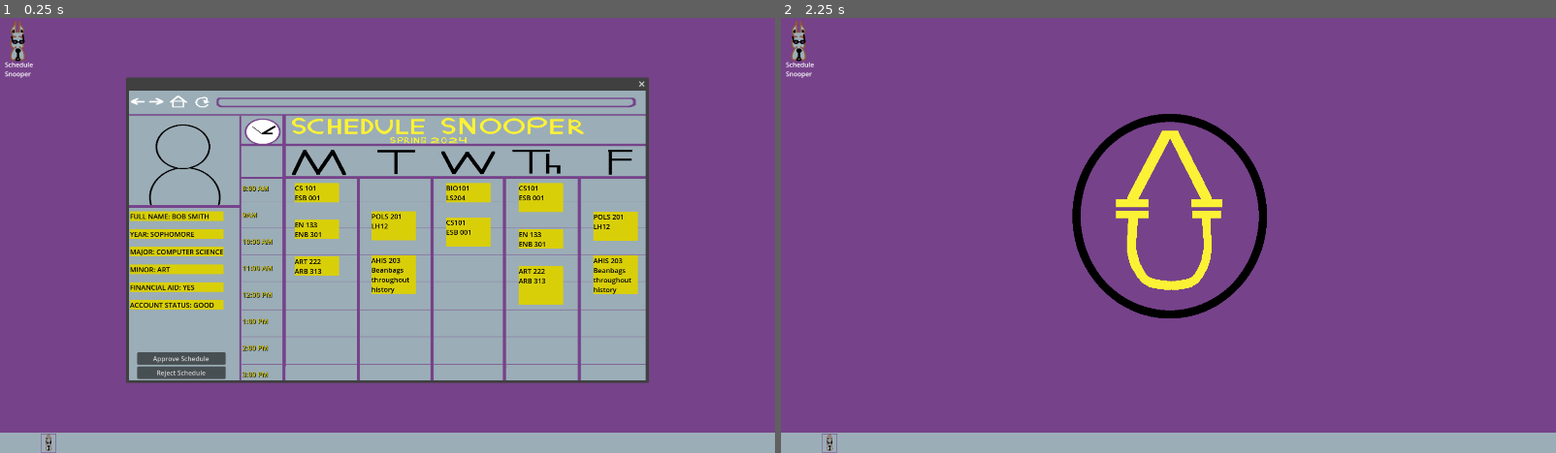
Above: before the commit, frames 1-2 (left to right).
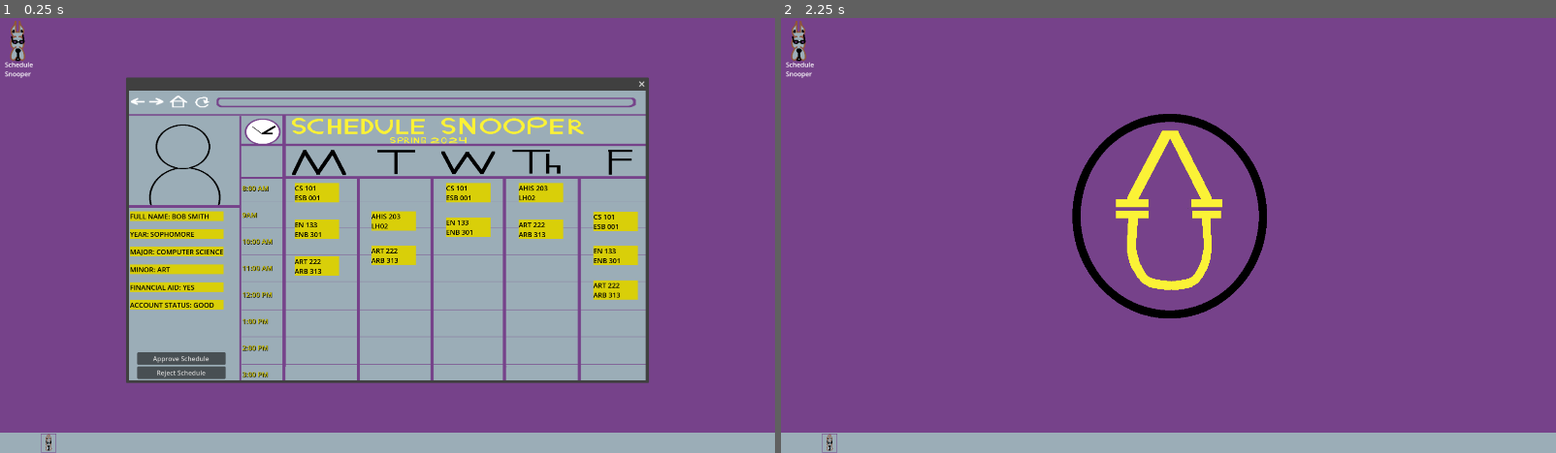
Above: after the commit, the same moments.

Repository: C3PJOE/Registrarent
Game: Godot game, scene res://Scenes/Main.tscn
Same seed, same stepped clock (60 frames per second), same inputs: the game is played once before the commit and once after it.
Inputs (mouse positions are in pixels of both pictures, inside the frame that each line leads up to):
- Up to frame 1 (0.25 s): no input
- Up to frame 2 (2.25 s): click (827, 444) at 0.5 s; click "Schedule Snooper" at 1.25 s; click (827, 444) at 2 s

The runs differ from the first frame. In frame 1, 2.7% of the frame differs, in the area x 47-83%, y 38-66%; in frame 2, nothing differs.

Commit message:
schedules fill data automatically and approve/reject buttons work

Diff:
--- a/Scenes/Main.tscn
+++ b/Scenes/Main.tscn
@@ -684,6 +684,7 @@
 fit_content = true
 
 [node name="ThLabel3" type="RichTextLabel" parent="MainContainer/ScheduleBrowserParentWindow/ScheduleBrowserWindow/ThursdayContainer"]
+visible = false
 layout_mode = 2
 theme_override_colors/default_color = Color(0, 0, 0, 1)
 theme_override_font_sizes/normal_font_size = 17
@@ -759,7 +760,6 @@
 fit_content = true
 
 [node name="FLabel3" type="RichTextLabel" parent="MainContainer/ScheduleBrowserParentWindow/ScheduleBrowserWindow/FridayContainer"]
-visible = false
 layout_mode = 2
 theme_override_colors/default_color = Color(0, 0, 0, 1)
 theme_override_font_sizes/normal_font_size = 17
@@ -819,3 +819,5 @@
 [connection signal="pressed" from="MainContainer/Desktop/BrowserDesktopShortcut" to="MainContainer" method="_on_browser_desktop_shortcut_pressed"]
 [connection signal="close_requested" from="MainContainer/ScheduleBrowserParentWindow" to="MainContainer/ScheduleBrowserParentWindow" method="_on_close_requested"]
 [connection signal="esc_pressed" from="MainContainer/ScheduleBrowserParentWindow/ScheduleBrowserWindow" to="MainContainer/ScheduleBrowserParentWindow/ScheduleBrowserWindow" method="_on_esc_pressed"]
+[connection signal="pressed" from="MainContainer/ScheduleBrowserParentWindow/ScheduleBrowserWindow/YesButton" to="MainContainer/ScheduleBrowserParentWindow/ScheduleBrowserWindow" method="_on_yes_button_pressed"]
+[connection signal="pressed" from="MainContainer/ScheduleBrowserParentWindow/ScheduleBrowserWindow/NoButton" to="MainContainer/ScheduleBrowserParentWindow/ScheduleBrowserWindow" method="_on_no_button_pressed"]
--- a/Scenes/ScheduleBrowserWindow.gd
+++ b/Scenes/ScheduleBrowserWindow.gd
@@ -53,24 +53,24 @@
 
 var file1 ="res://UniData/StudentData.json"
 var file2 = "res://UniData/ClassData.json"
-
-var studentData= read_json_file(file1)
-var classData = read_json_file(file2)
+#vars to hold the data from the class and student json files
+var studentData#= read_json_file(file1)
+var classData #= read_json_file(file2)
+var studentIndex
 
 func _ready():
 	#index variable we will pass to set current schedule to tell it which
 	#student needs to have their schedule set
-	var studentIndex = 0
+	studentIndex = 0
 	print(start(studentIndex))
 
 #calls the set current schedule function
 func start(student:int):
+	studentData= read_json_file(file1)
+	classData = read_json_file(file2)
 	_set_Current_Schedule(student)
 
 func _set_Current_Schedule(student: int):
-
-	#var to hold stored result of check for class function
-	var checkedResult
 	clearLabels()
 
 	#fills label with correct student info
@@ -84,8 +84,6 @@
 	#separates the monday classes into indeces in an array
 	var mon:String = studentData[student].MONDAY
 	var mon_class_array = mon.rsplit(",", true, 5)
-	print("\n")
-	print(mon_class_array[0])
 	#separates the tuesday classes into indeces in an array
 	var tues:String = studentData[student].TUESDAY
 	var tues_class_array = tues.rsplit(",",true,5)
@@ -101,22 +99,14 @@
 	#array that holds the classes for every day of the week, as set above
 	var parent_class_array = [mon_class_array,tues_class_array,wed_class_array,thurs_class_array,fri_class_array]
 
-	#iterates through each item in the parent_class_array
-	for day_of_week in parent_class_array.size():
-		#checks which day of the week it is(monday being 0, friday being 4)
-		match day_of_week:
-			0:
-				label_sorter(0,parent_class_array[day_of_week].size(),parent_class_array)
-
-			1:
-				pass
-			2:
-				pass
-			3:
-				pass
-			4:
-				pass
-
+	#iterates from 0 to 4 and calls label_sorter with respect to day_of_week, with 0 being monday and 4 being friday
+	for day_of_week in range(0,5):
+		#calls label_sorter for each day of the week, with 0 being monday and 4 being tuesday
+		label_sorter(day_of_week,parent_class_array[day_of_week].size(),parent_class_array)
+
+	#increases the student index once the current student's schedule is set up,
+	#so when set_current_schedule is called again it creates the next student's schedule
+	increment_student_index()
 	#return classData[0].keys()
 	#return studentData[0].keys()
 
@@ -128,14 +118,17 @@
 		0:
 			match label_count:
 				0:
-					checkedResult = check_for_class(parent_array[day],classData)
-					var labelText:String = checkedResult[0].CLASSNAME + " " + checkedResult[0].CLASSLOCATION
+					pass
+				1:
+					checkedResult = check_for_class(parent_array[day],classData)
+					var labelText:String = checkedResult[0].CLASSNAME + "\n" + checkedResult[0].CLASSLOCATION
 					m_label_1.add_text(labelText)
-					print("I GOT HERE")
-				1:
-					pass
 				2:
-					pass
+					checkedResult = check_for_class(parent_array[day],classData)
+					var labelText:String = checkedResult[0].CLASSNAME + "\n" + checkedResult[0].CLASSLOCATION
+					m_label_1.add_text(labelText)
+					labelText = checkedResult[1].CLASSNAME + "\n" + checkedResult[1].CLASSLOCATION
+					m_label_2.add_text(labelText)
 				3:
 					checkedResult = check_for_class(parent_array[day],classData)
 					var labelText:String = checkedResult[0].CLASSNAME + "\n" + checkedResult[0].CLASSLOCATION
@@ -144,11 +137,17 @@
 					m_label_2.add_text(labelText)
 					labelText = checkedResult[2].CLASSNAME + "\n" + checkedResult[2].CLASSLOCATION
 					m_label_3.add_text(labelText)
-
 
 					print("I GOT HERE")
 				4:
-					pass
+					checkedResult = check_for_class(parent_array[day],classData)
+					var labelText:String = checkedResult[0].CLASSNAME + "\n" + checkedResult[0].CLASSLOCATION
+					m_label_1.add_text(labelText)
+					labelText = checkedResult[1].CLASSNAME + "\n" + checkedResult[1].CLASSLOCATION
+					m_label_2.add_text(labelText)
+					labelText = checkedResult[2].CLASSNAME + "\n" + checkedResult[2].CLASSLOCATION
+					m_label_3.add_text(labelText)
+					labelText = checkedResult[3].CLASSNAME + "\n" + checkedResult[3].CLASSLOCATION
 				_:
 					print("labelCount invalid")
 		1:
@@ -156,13 +155,36 @@
 				0:
 					pass
 				1:
-					pass
+					checkedResult = check_for_class(parent_array[day],classData)
+					var labelText:String = checkedResult[0].CLASSNAME + "\n" + checkedResult[0].CLASSLOCATION
+					t_label_1.add_text(labelText)
 				2:
-					pass
+					checkedResult = check_for_class(parent_array[day],classData)
+					#print("CR",checkedResult)
+					var labelText:String = checkedResult[0].CLASSNAME + "\n" + checkedResult[0].CLASSLOCATION
+					t_label_1.add_text(labelText)
+					labelText = checkedResult[1].CLASSNAME + "\n" + checkedResult[1].CLASSLOCATION
+					t_label_2.add_text(labelText)
+					print("I GOT HERE T ")
 				3:
-					pass
+					checkedResult = check_for_class(parent_array[day],classData)
+					var labelText:String = checkedResult[0].CLASSNAME + "\n" + checkedResult[0].CLASSLOCATION
+					t_label_1.add_text(labelText)
+					labelText = checkedResult[1].CLASSNAME + "\n" + checkedResult[1].CLASSLOCATION
+					t_label_2.add_text(labelText)
+					labelText = checkedResult[2].CLASSNAME + "\n" + checkedResult[2].CLASSLOCATION
+					t_label_3.add_text(labelText)
+
+
 				4:
-					pass
+					checkedResult = check_for_class(parent_array[day],classData)
+					var labelText:String = checkedResult[0].CLASSNAME + "\n" + checkedResult[0].CLASSLOCATION
+					t_label_1.add_text(labelText)
+					labelText = checkedResult[1].CLASSNAME + "\n" + checkedResult[1].CLASSLOCATION
+					t_label_2.add_text(labelText)
+					labelText = checkedResult[2].CLASSNAME + "\n" + checkedResult[2].CLASSLOCATION
+					t_label_3.add_text(labelText)
+					labelText = checkedResult[3].CLASSNAME + "\n" + checkedResult[3].CLASSLOCATION
 				_:
 					print("labelCount invalid")
 		2:
@@ -170,13 +192,34 @@
 				0:
 					pass
 				1:
-					pass
+					checkedResult = check_for_class(parent_array[day],classData)
+					var labelText:String = checkedResult[0].CLASSNAME + "\n" + checkedResult[0].CLASSLOCATION
+					w_label_1.add_text(labelText)
 				2:
-					pass
+					checkedResult = check_for_class(parent_array[day],classData)
+					#print("CR",checkedResult)
+					var labelText:String = checkedResult[0].CLASSNAME + "\n" + checkedResult[0].CLASSLOCATION
+					w_label_1.add_text(labelText)
+					labelText = checkedResult[1].CLASSNAME + "\n" + checkedResult[1].CLASSLOCATION
+					w_label_2.add_text(labelText)
+					print("I GOT HERE W ")
 				3:
-					pass
+					checkedResult = check_for_class(parent_array[day],classData)
+					var labelText:String = checkedResult[0].CLASSNAME + "\n" + checkedResult[0].CLASSLOCATION
+					w_label_1.add_text(labelText)
+					labelText = checkedResult[1].CLASSNAME + "\n" + checkedResult[1].CLASSLOCATION
+					w_label_2.add_text(labelText)
+					labelText = checkedResult[2].CLASSNAME + "\n" + checkedResult[2].CLASSLOCATION
+					w_label_3.add_text(labelText)
 				4:
-					pass
+					checkedResult = check_for_class(parent_array[day],classData)
+					var labelText:String = checkedResult[0].CLASSNAME + "\n" + checkedResult[0].CLASSLOCATION
+					w_label_1.add_text(labelText)
+					labelText = checkedResult[1].CLASSNAME + "\n" + checkedResult[1].CLASSLOCATION
+					w_label_2.add_text(labelText)
+					labelText = checkedResult[2].CLASSNAME + "\n" + checkedResult[2].CLASSLOCATION
+					w_label_3.add_text(labelText)
+					labelText = checkedResult[3].CLASSNAME + "\n" + checkedResult[3].CLASSLOCATION
 				_:
 					print("labelCount invalid")
 		3:
@@ -184,13 +227,36 @@
 				0:
 					pass
 				1:
-					pass
+					checkedResult = check_for_class(parent_array[day],classData)
+					var labelText:String = checkedResult[0].CLASSNAME + "\n" + checkedResult[0].CLASSLOCATION
+					th_label_1.add_text(labelText)
 				2:
-					pass
+					checkedResult = check_for_class(parent_array[day],classData)
+					#print("CR",checkedResult)
+					var labelText:String = checkedResult[0].CLASSNAME + "\n" + checkedResult[0].CLASSLOCATION
+					th_label_1.add_text(labelText)
+					labelText = checkedResult[1].CLASSNAME + "\n" + checkedResult[1].CLASSLOCATION
+					th_label_2.add_text(labelText)
+					print("I GOT HERE TH ")
 				3:
-					pass
+					checkedResult = check_for_class(parent_array[day],classData)
+					var labelText:String = checkedResult[0].CLASSNAME + "\n" + checkedResult[0].CLASSLOCATION
+					th_label_1.add_text(labelText)
+					labelText = checkedResult[1].CLASSNAME + "\n" + checkedResult[1].CLASSLOCATION
+					th_label_2.add_text(labelText)
+					labelText = checkedResult[2].CLASSNAME + "\n" + checkedResult[2].CLASSLOCATION
+					th_label_3.add_text(labelText)
+
+
 				4:
-					pass
+					checkedResult = check_for_class(parent_array[day],classData)
+					var labelText:String = checkedResult[0].CLASSNAME + "\n" + checkedResult[0].CLASSLOCATION
+					th_label_1.add_text(labelText)
+					labelText = checkedResult[1].CLASSNAME + "\n" + checkedResult[1].CLASSLOCATION
+					th_label_2.add_text(labelText)
+					labelText = checkedResult[2].CLASSNAME + "\n" + checkedResult[2].CLASSLOCATION
+					th_label_3.add_text(labelText)
+					labelText = checkedResult[3].CLASSNAME + "\n" + checkedResult[3].CLASSLOCATION
 				_:
 					print("labelCount invalid")
 		4:
@@ -198,26 +264,76 @@
 				0:
 					pass
 				1:
-					pass
+					checkedResult = check_for_class(parent_array[day],classData)
+					var labelText:String = checkedResult[0].CLASSNAME + "\n" + checkedResult[0].CLASSLOCATION
+					f_label_1.add_text(labelText)
 				2:
-					pass
+					checkedResult = check_for_class(parent_array[day],classData)
+					#print("CR",checkedResult)
+					var labelText:String = checkedResult[0].CLASSNAME + "\n" + checkedResult[0].CLASSLOCATION
+					f_label_1.add_text(labelText)
+					labelText = checkedResult[1].CLASSNAME + "\n" + checkedResult[1].CLASSLOCATION
+					f_label_2.add_text(labelText)
+					print("I GOT HERE T ")
 				3:
-					pass
+					checkedResult = check_for_class(parent_array[day],classData)
+					var labelText:String = checkedResult[0].CLASSNAME + "\n" + checkedResult[0].CLASSLOCATION
+					f_label_1.add_text(labelText)
+					labelText = checkedResult[1].CLASSNAME + "\n" + checkedResult[1].CLASSLOCATION
+					f_label_2.add_text(labelText)
+					labelText = checkedResult[2].CLASSNAME + "\n" + checkedResult[2].CLASSLOCATION
+					f_label_3.add_text(labelText)
+
 				4:
-					pass
+					checkedResult = check_for_class(parent_array[day],classData)
+					var labelText:String = checkedResult[0].CLASSNAME + "\n" + checkedResult[0].CLASSLOCATION
+					f_label_1.add_text(labelText)
+					labelText = checkedResult[1].CLASSNAME + "\n" + checkedResult[1].CLASSLOCATION
+					f_label_2.add_text(labelText)
+					labelText = checkedResult[2].CLASSNAME + "\n" + checkedResult[2].CLASSLOCATION
+					f_label_3.add_text(labelText)
+					labelText = checkedResult[3].CLASSNAME + "\n" + checkedResult[3].CLASSLOCATION
 				_:
 					print("labelCount invalid")
+
+#function solely dedicated to increasing the student index var,
+#because I know without it i will lose track of this variable
+func increment_student_index():
+	studentIndex += 1
+#clears the labels of text
 func clearLabels():
+	#clears student info labels
 	student_name.clear()
 	year.clear()
 	major.clear()
 	minor.clear()
 	fin_aid.clear()
 	account_status.clear()
-
+	#clears monday labels
 	m_label_1.clear()
 	m_label_2.clear()
 	m_label_3.clear()
+	m_label_4.clear()
+	#clears tuesday labels
+	t_label_1.clear()
+	t_label_2.clear()
+	t_label_3.clear()
+	t_label_4.clear()
+	#clears wednesday labels
+	w_label_1.clear()
+	w_label_2.clear()
+	w_label_3.clear()
+	w_label_4.clear()
+	#clears thursday labels
+	th_label_1.clear()
+	th_label_2.clear()
+	th_label_3.clear()
+	th_label_4.clear()
+	#clears friday labels
+	f_label_1.clear()
+	f_label_2.clear()
+	f_label_3.clear()
+	f_label_4.clear()
 
 #function to read json files and returns them as a dictionary
 func read_json_file(parameter: String):
@@ -225,13 +341,8 @@
 	var json_as_dict = JSON.parse_string(json_as_text.to_upper())
 	return json_as_dict
 
-#WILL NEED TO CHECK STUDENT'S SCHEDULE OF CLASSES AGAINST
-#UNIVERSITY CLASSDATA TO DETERMINE LOCATION + TIME OF CLASS,
-#EXAMPLE: BOB HAS CS 101. WE HAVE THAT IMPORTED IN VAR STUDENTDATA,
-#SO WE WILL GO THROUGH THE IMPORTED CLASS DATA UNTIL WE FIND CS 101.
-#FROM THERE, WE CAN USE THE CLASS DATA TO ASCERTAIN TIME, LOCATION, DURATION, ETC FROM THE CLASS
-#AND THEN FILL THE CORRESPONDING LABEL ON THE SCHEDULE
-#compares the two passed arrays and returns an array of all the matching results
+#function that lets us compare the student data dictionary vs the class data dictionary,
+#which will be used to fill the labels on the schedules
 func check_for_class(sData:Array, cData :Array):
 	#creates an array and sets its size to that of the passed student data array
 	var smushedTogetherData = []
@@ -243,10 +354,18 @@
 	while s_data_index < sData.size() and c_data_index < cData.size():
 		#print("\n S",s_data_index," ",sData[s_data_index])
 		#print("\n C",c_data_index," ",cData[c_data_index])
+		#print("SIZEOFCDATA",cData.size())
+		#print("CDATAINDEX",c_data_index)
+
 		#if the content of the first paremeter (the array of student data) matches the content of the first paremeter's classname key
 		if sData[s_data_index] == cData[c_data_index].CLASSNAME:
 			smushedTogetherData.insert(s_data_index,cData[c_data_index])
 			s_data_index+=1
+		#if at the end of the classData and haven't found a match for the current student class, loop
+		#back through from the beginning of the classData
+		elif c_data_index == cData.size()-1 and s_data_index != sData.size():
+			#sets to -1 bc the loop always increments it +1 outside of the if statements, and we want the index to restart at 0
+			c_data_index = -1
 		else:
 			pass
 		#increments the class data index
@@ -267,3 +386,19 @@
 		pause_menu.hide()
 	else:
 		pause_menu.show()
+
+#when the yes button is pressed
+func _on_yes_button_pressed():
+	#prevents button spam from crashing the game by constantly calling set_current_schedule
+	if studentIndex == studentData.size():
+		pass
+	else:
+		_set_Current_Schedule(studentIndex)
+
+#when the no button is pressed
+func _on_no_button_pressed():
+	#prevents button spam from crashing the game by constantly calling set_current_schedule
+	if studentIndex == studentData.size():
+		pass
+	else:
+		_set_Current_Schedule(studentIndex)
--- a/UniData/ClassData.json
+++ b/UniData/ClassData.json
@@ -1,67 +1,67 @@
 [
   {
-    "ClassName": "CS 101",
-    "ClassDepartment": "Computer Science",
-    "Credits": 3,
-    "Section": "A",
-    "ClassLocation": "ESB 001",
-    "ClassDuration": 90,
-    "ClassTimeMonday": 8,
-    "ClassTimeTuesday": "",
-    "ClassTimeWednesday": 8,
-    "ClassTimeThursday": "",
-    "ClassTimeFriday": 8
+	"ClassName": "CS 101",
+	"ClassDepartment": "Computer Science",
+	"Credits": 3,
+	"Section": "A",
+	"ClassLocation": "ESB 001",
+	"ClassDuration": 90,
+	"ClassTimeMonday": 8,
+	"ClassTimeTuesday": "",
+	"ClassTimeWednesday": 8,
+	"ClassTimeThursday": "",
+	"ClassTimeFriday": 8
   },
   {
-    "ClassName": "EN 133",
-    "ClassDepartment": "English",
-    "Credits": 3,
-    "Section": "A",
-    "ClassLocation": "ENB 301",
-    "ClassDuration": 60,
-    "ClassTimeMonday": "9:15",
-    "ClassTimeTuesday": "",
-    "ClassTimeWednesday": "",
-    "ClassTimeThursday": "9:15",
-    "ClassTimeFriday": ""
+	"ClassName": "EN 133",
+	"ClassDepartment": "English",
+	"Credits": 3,
+	"Section": "A",
+	"ClassLocation": "ENB 301",
+	"ClassDuration": 60,
+	"ClassTimeMonday": "9:15",
+	"ClassTimeTuesday": "",
+	"ClassTimeWednesday": "",
+	"ClassTimeThursday": "9:15",
+	"ClassTimeFriday": ""
   },
   {
-    "ClassName": "POLS 201",
-    "ClassDepartment": "Humanities",
-    "Credits": 3,
-    "Section": "A",
-    "ClassLocation": "LH12",
-    "ClassDuration": 90,
-    "ClassTimeMonday": "",
-    "ClassTimeTuesday": 9,
-    "ClassTimeWednesday": "",
-    "ClassTimeThursday": "",
-    "ClassTimeFriday": 9
+	"ClassName": "POLS 201",
+	"ClassDepartment": "Humanities",
+	"Credits": 3,
+	"Section": "A",
+	"ClassLocation": "LH12",
+	"ClassDuration": 90,
+	"ClassTimeMonday": "",
+	"ClassTimeTuesday": 9,
+	"ClassTimeWednesday": "",
+	"ClassTimeThursday": "",
+	"ClassTimeFriday": 9
   },
   {
-    "ClassName": "AHIS 203",
-    "ClassDepartment": "History",
-    "Credits": 3,
-    "Section": "A",
-    "ClassLocation": "LH02",
-    "ClassDuration": 90,
-    "ClassTimeMonday": "",
-    "ClassTimeTuesday": "10:30",
-    "ClassTimeWednesday": "",
-    "ClassTimeThursday": "",
-    "ClassTimeFriday": "10:30"
+	"ClassName": "AHIS 203",
+	"ClassDepartment": "History",
+	"Credits": 3,
+	"Section": "A",
+	"ClassLocation": "LH02",
+	"ClassDuration": 90,
+	"ClassTimeMonday": "",
+	"ClassTimeTuesday": "10:30",
+	"ClassTimeWednesday": "",
+	"ClassTimeThursday": "",
+	"ClassTimeFriday": "10:30"
   },
   {
-    "ClassName": "ART 222",
-    "ClassDepartment": "Art",
-    "Credits": 3,
-    "Section": "A",
-    "ClassLocation": "ARB 313",
-    "ClassDuration": 120,
-    "ClassTimeMonday": "10:30",
-    "ClassTimeTuesday": "",
-    "ClassTimeWednesday": "",
-    "ClassTimeThursday": "10:30",
-    "ClassTimeFriday": ""
+	"ClassName": "ART 222",
+	"ClassDepartment": "Art",
+	"Credits": 3,
+	"Section": "A",
+	"ClassLocation": "ARB 313",
+	"ClassDuration": 120,
+	"ClassTimeMonday": "10:30",
+	"ClassTimeTuesday": "",
+	"ClassTimeWednesday": "",
+	"ClassTimeThursday": "10:30",
+	"ClassTimeFriday": ""
   }
 ]
--- a/UniData/StudentData.json
+++ b/UniData/StudentData.json
@@ -1,28 +1,28 @@
 [
   {
-    "Name": "Bob Smith",
-    "Year": "Sophomore",
-    "Major": "Computer Science",
-    "Minor": "Art",
-    "Financial Aid": "Yes",
-    "Account Status": "Good",
-    "Monday": "CS 101,EN 133,ART 222",
-    "Tuesday": "",
-    "Wednesday": "",
-    "Thursday": "",
-    "Friday": ""
+	"Name": "Bob Smith",
+	"Year": "Sophomore",
+	"Major": "Computer Science",
+	"Minor": "Art",
+	"Financial Aid": "Yes",
+	"Account Status": "Good",
+	"Monday": "CS 101,EN 133,ART 222",
+	"Tuesday": "AHIS 203,ART 222",
+	"Wednesday": "CS 101,EN 133",
+	"Thursday": "AHIS 203,ART 222",
+	"Friday": "CS 101,EN 133,ART 222"
   },
   {
-    "Name": "Jane Doe",
-    "Year": "Freshman",
-    "Major": "Art",
-    "Minor": "Math",
-    "Financial Aid": "Yes",
-    "Account Status": "Delinquent",
-    "Monday": "ART 222",
-    "Tuesday": "",
-    "Wednesday": "",
-    "Thursday": "",
-    "Friday": ""
+	"Name": "Jane Doe",
+	"Year": "Freshman",
+	"Major": "Art",
+	"Minor": "Math",
+	"Financial Aid": "Yes",
+	"Account Status": "Delinquent",
+	"Monday": "ART 222",
+	"Tuesday": "AHIS 203",
+	"Wednesday": "ART 222",
+	"Thursday": "AHIS 203",
+	"Friday": "ART 222"
   }
 ]
